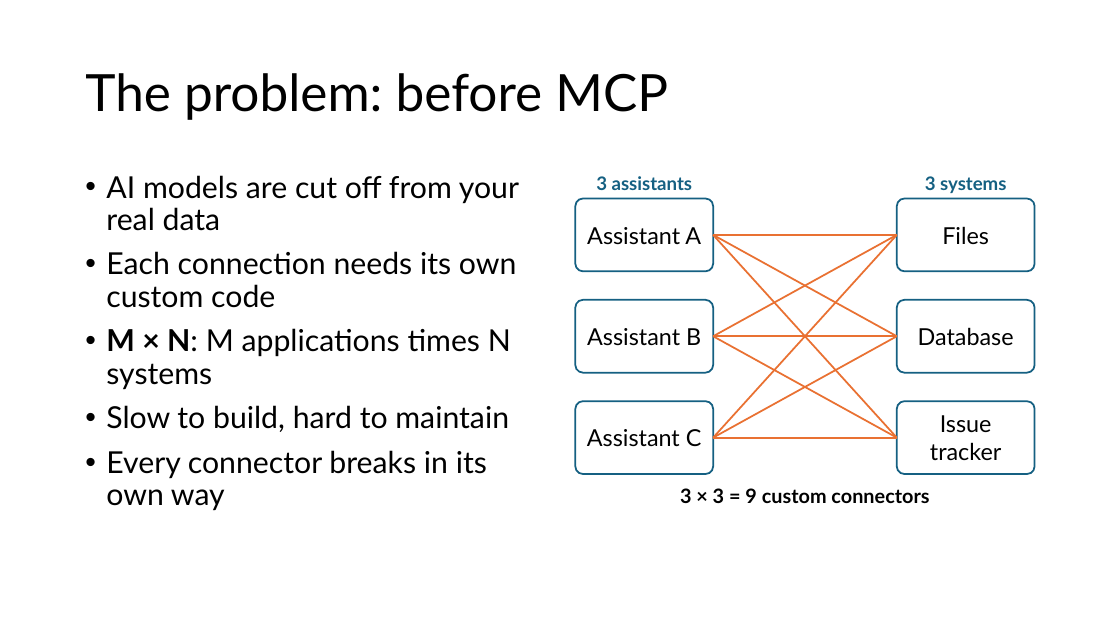
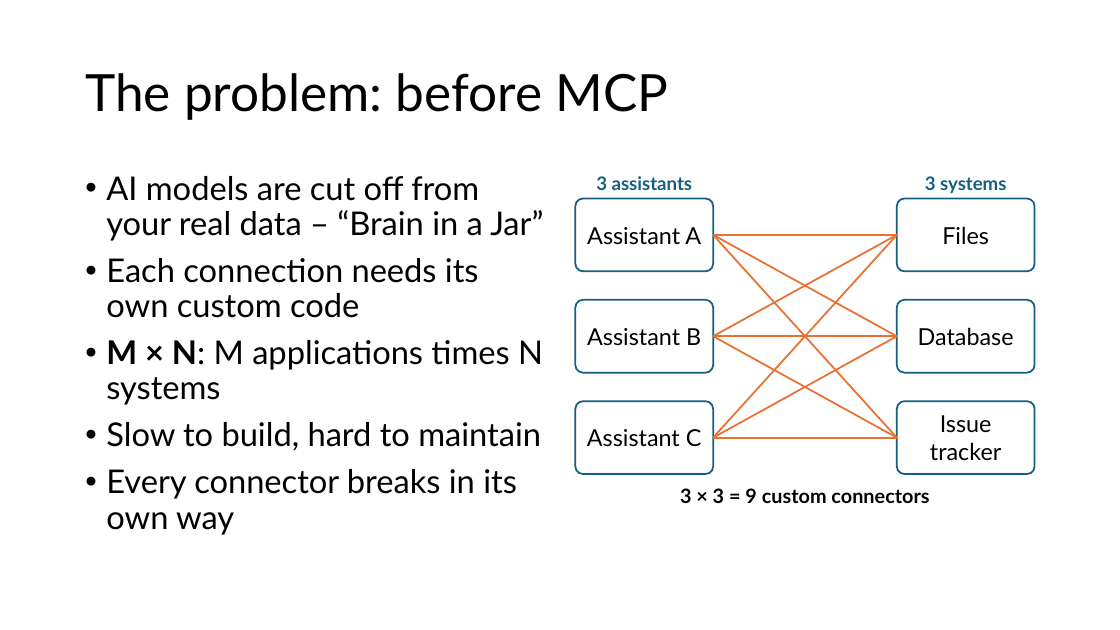
Before and after one commit to Caoimhe-K05/ai-assisted-programming-module, a slide deck: slide 6 of lectures-and-labs/week05/mcp-lecture.pptx. Drawn at 1120x630 pixels with LibreOffice and Linux fonts; fonts in the diff are those of the drawing. Boxes give left, top, right and bottom in pixels: in the first picture for what was removed or moved away, otherwise in the second. Text is boxed around its words. In the diff, an @@ line names an element or a change of style, - is before the commit and + after.

```diff
--- a/lectures-and-labs/week05/mcp-lecture.pptx
+++ b/lectures-and-labs/week05/mcp-lecture.pptx
@@ text at <box>106,176,543,241</box>: text changed; size 25.9 to 28 pt @@
-• AI models are cut off from your real data
+• AI models are cut off from your real data – “Brain in a Jar”
@@ text at <box>106,258,543,535</box>: size 25.9 to 28 pt in "Each connection needs its own custom code", "M × N: M applications times N ...", "Slow to build, hard to maintain", "Every connector breaks in its own way" @@
```
Also in this commit, not shown: 24 other slides changed, 1 other file.
